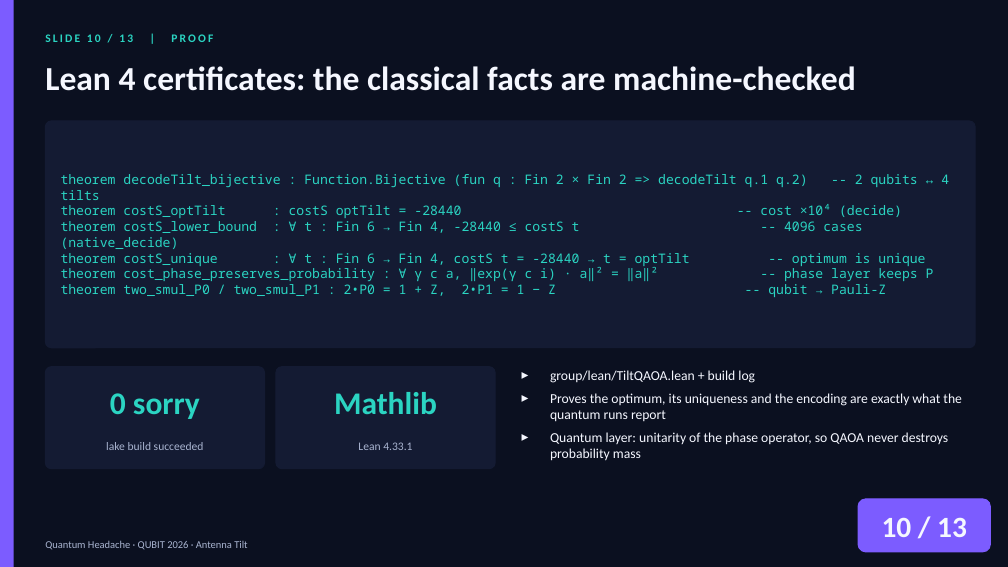
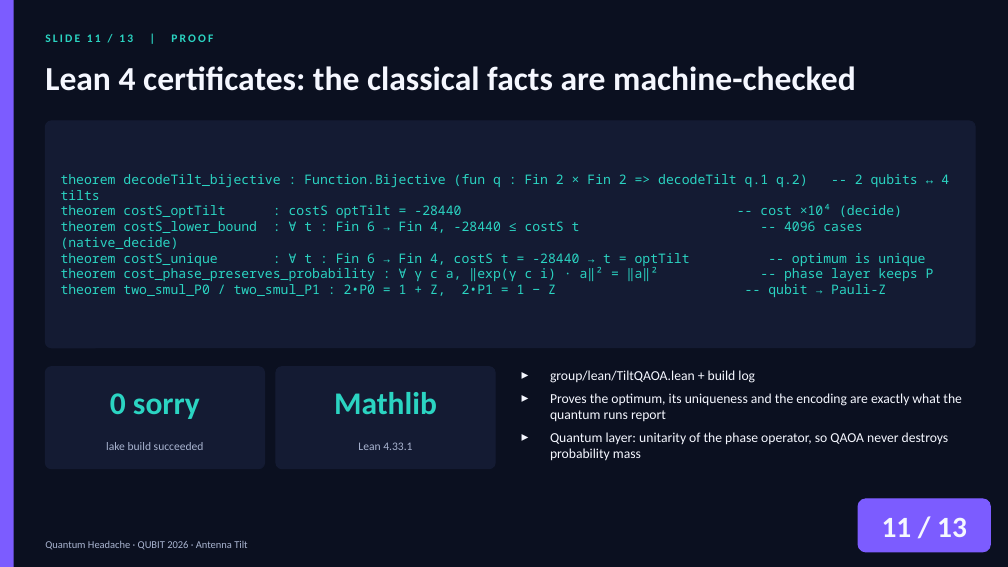
Before and after one commit to zuwasi/quantum-headache-antenna-tilt, a slide deck: slide 11 of presentation/QuantumHeadache_AntennaTilt.pptx (slide 10 before the commit). Drawn at 1008x567 pixels with LibreOffice and Linux fonts; fonts in the diff are those of the drawing. Boxes give left, top, right and bottom in pixels: in the first picture for what was removed or moved away, otherwise in the second. Text is boxed around its words. In the diff, an @@ line names an element or a change of style, - is before the commit and + after.

```diff
--- a/presentation/QuantumHeadache_AntennaTilt.pptx
+++ b/presentation/QuantumHeadache_AntennaTilt.pptx
@@ text at [45, 34, 213, 42]: text changed @@
-SLIDE 10 / 13 | PROOF
+SLIDE 11 / 13 | PROOF
@@ text at [882, 518, 967, 537]: text changed @@
-10 / 13
+11 / 13
```
Also in this commit, not shown: 8 other slides changed, 4 slides added, 4 slides removed, 9 other files.
